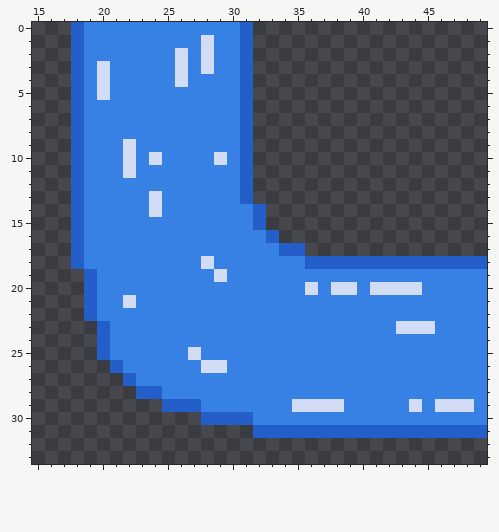
Pixel-art sprite -- tiles/river/river-bend.png. That is the earlier state.
The file is 200x200 pixels, drawn in blocks of 4x4; one block is one cell here. Shown: x 15..49, y 0..33.
Once edited:
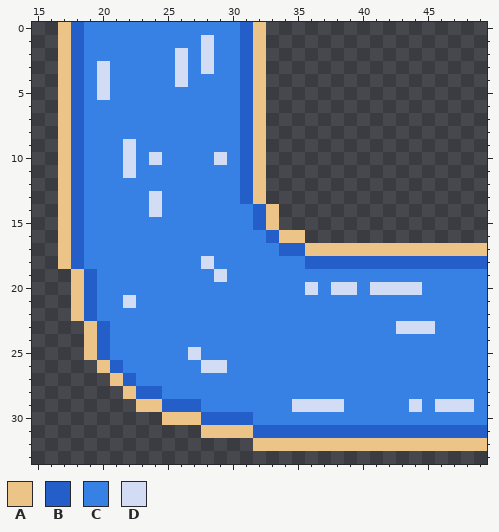
Palette (. is transparent): A #edc487  B #245ec8  C #3781e5  D #d2dcf4
From the commit log: created river path
The edit:
y 0..13: x 17 . -> A; x 32 . -> A
y 14..15: x 17 . -> A; x 33 . -> A
y 16: x 17 . -> A; x 34..35 .. -> AA
y 17: x 17 . -> A; x 36..49 .............. -> AAAAAAAAAAAAAA
y 18: x 17 . -> A
y 19..22: x 18 . -> A
y 23..25: x 19 . -> A
y 26: x 20 . -> A
y 27: x 21 . -> A
y 28: x 22 . -> A
y 29: x 23..24 .. -> AA
y 30: x 25..27 ... -> AAA
y 31: x 28..31 .... -> AAAA
y 32: x 32..49 .................. -> AAAAAAAAAAAAAAAAAA
Pixel boxes of the changes (left, top, right, bottom) in both pictures:
added: (58, 22, 487, 451)
